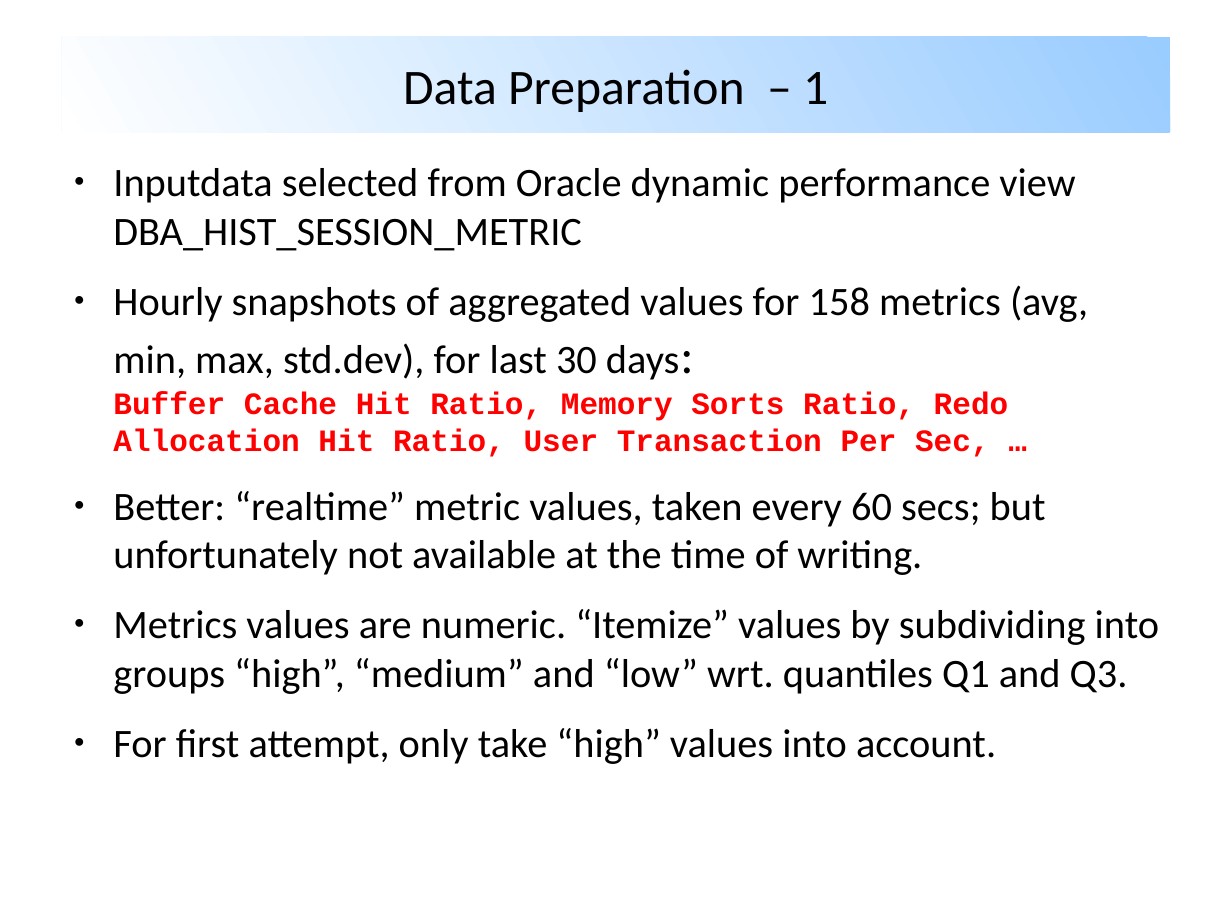
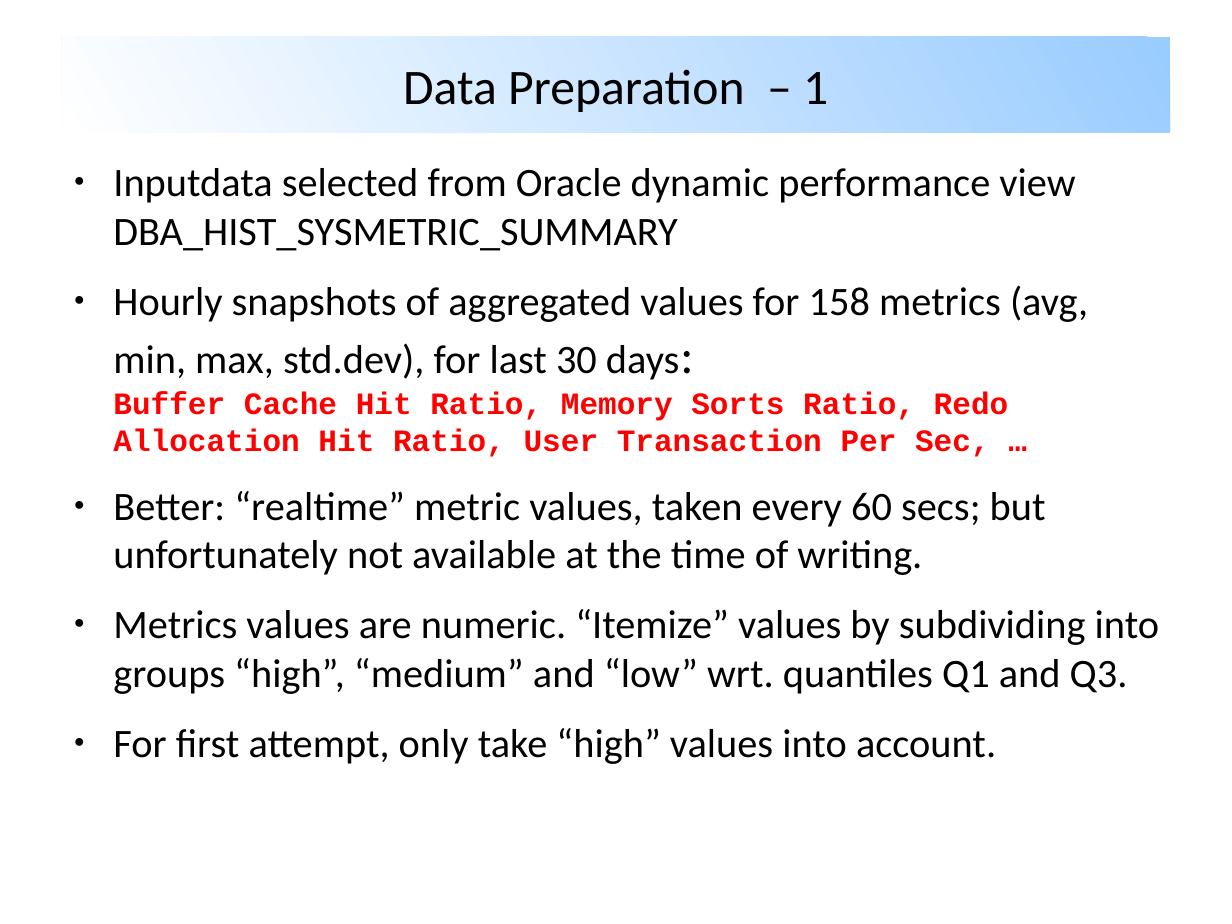
Before and after one commit to mbassi1364/CAS-Applied-Data-Science, a slide deck: slide 4 of Machine-Learning-Project/project.1/metriken.2020-03-14/analysis/prod.dba_hist_sysmetric_summary.2020-02-12-bis-2020-03-14/Report/bassi_oracle_metrics_association_mining.odp. Drawn at 1232x924 pixels with LibreOffice and Linux fonts; fonts in the diff are those of the drawing. Boxes give left, top, right and bottom in pixels: in the first picture for what was removed or moved away, otherwise in the second. Text is boxed around its words. In the diff, an @@ line names an element or a change of style, - is before the commit and + after.

```diff
--- a/Machine-Learning-Project/project.1/metriken.2020-03-14/analysis/prod.dba_hist_sysmetric_summary.2020-02-12-bis-2020-03-14/Report/bassi_oracle_metrics_association_mining.odp
+++ b/Machine-Learning-Project/project.1/metriken.2020-03-14/analysis/prod.dba_hist_sysmetric_summary.2020-02-12-bis-2020-03-14/Report/bassi_oracle_metrics_association_mining.odp
@@ text at [113, 168, 1075, 251]: text changed @@
-● Inputdata selected from Oracle dynamic performance view DBA_HIST_SESSION_METRIC
+● Inputdata selected from Oracle dynamic performance view DBA_HIST_SYSMETRIC_SUMMARY
```
Also in this commit, not shown: 2 other files.
